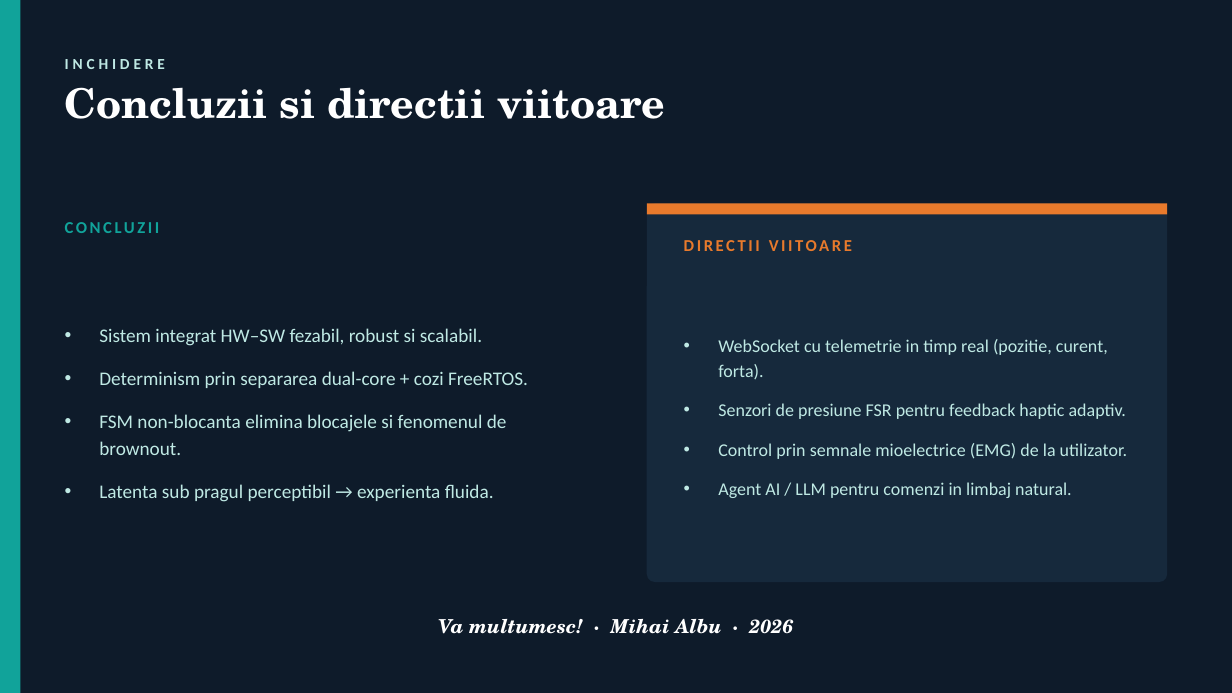
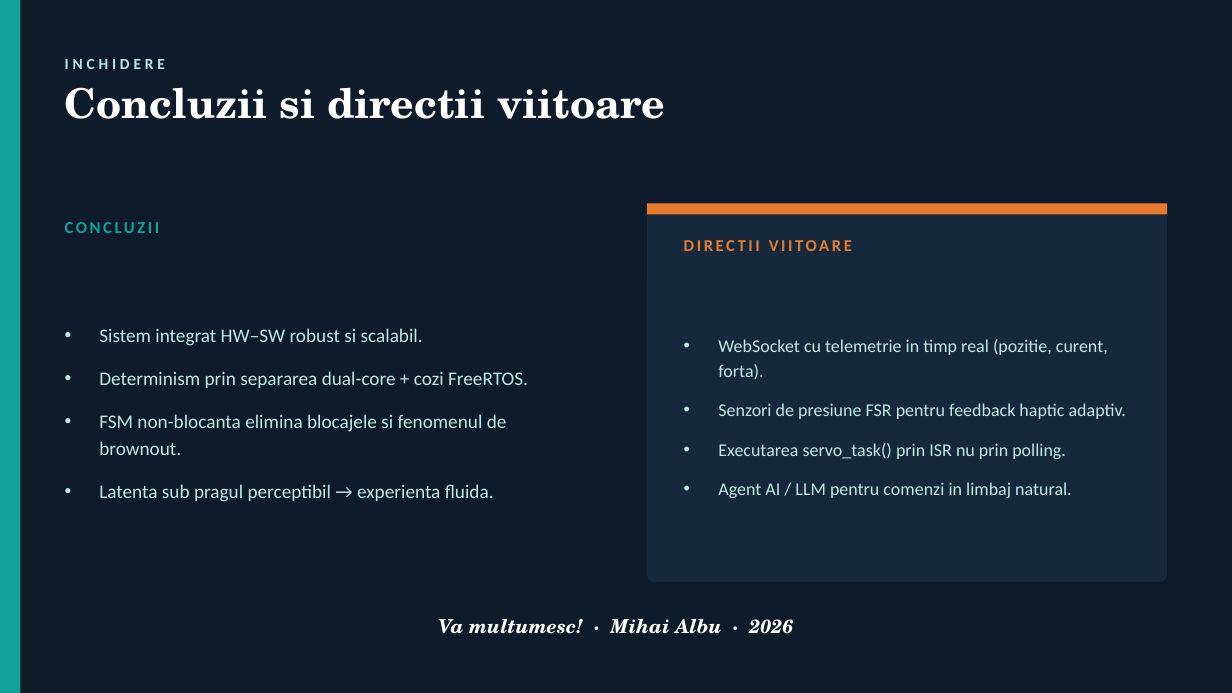
Before and after one commit to miscu123/Web-Controlled-Robotic-IoT-Hand, a slide deck: slide 10 of Prezentare_Mana_Robotica.pptx. Drawn at 1232x693 pixels with LibreOffice and Linux fonts; fonts in the diff are those of the drawing. Boxes give left, top, right and bottom in pixels: in the first picture for what was removed or moved away, otherwise in the second. Text is boxed around its words. In the diff, an @@ line names an element or a change of style, - is before the commit and + after.

```diff
--- a/Prezentare_Mana_Robotica.pptx
+++ b/Prezentare_Mana_Robotica.pptx
@@ text at (99, 328, 423, 346): text changed @@
-• Sistem integrat HW–SW fezabil, robust si scalabil.
+• Sistem integrat HW–SW robust si scalabil.
@@ text at (718, 443, 1066, 459): text changed @@
-• Control prin semnale mioelectrice (EMG) de la utilizator.
+• Executarea servo_task() prin ISR nu prin polling.
```
Also in this commit, not shown: 2 other slides changed.
